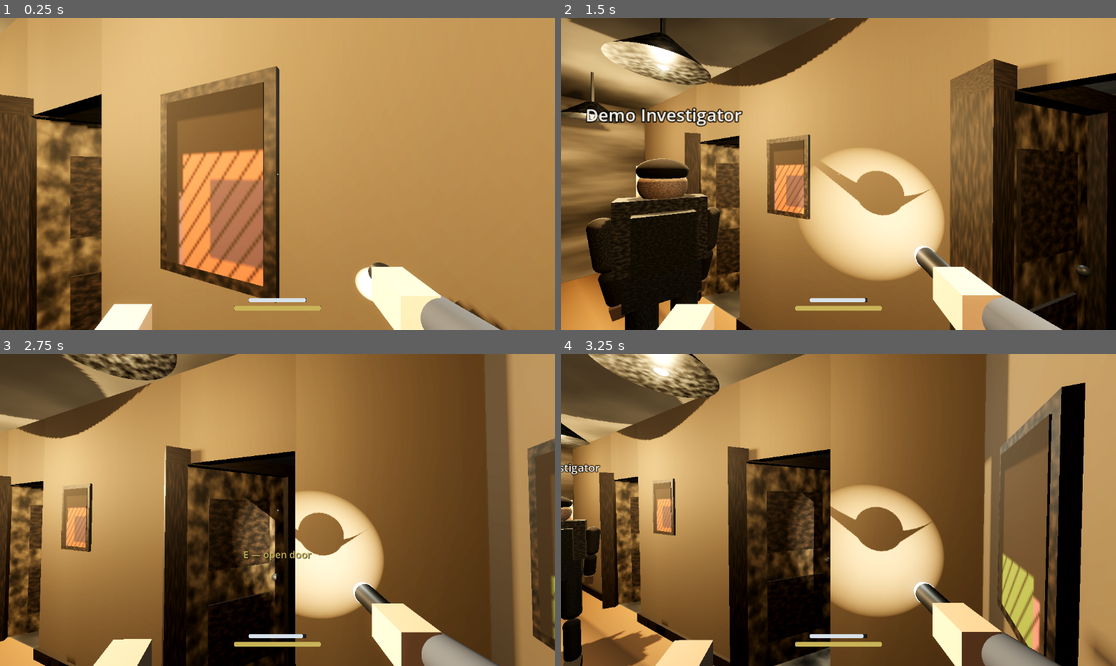
Above: before the commit, frames 1-4 (two rows, left to right).
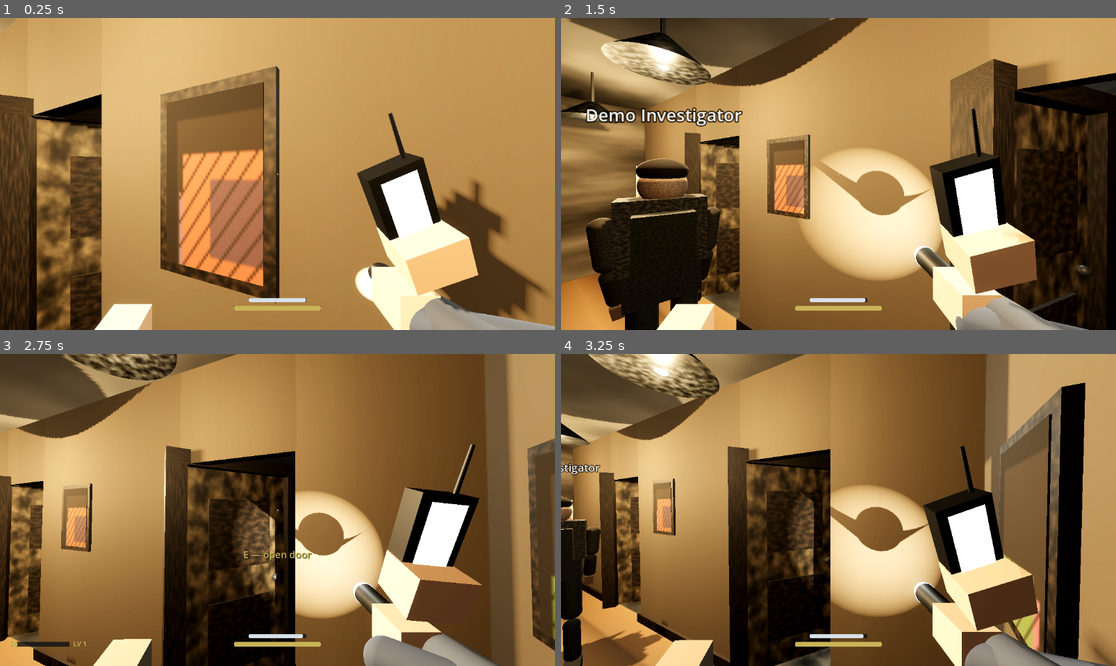
Above: after the commit, the same moments.

Repository: blastbeng/ProjectSpecterV2
Game: Godot game, scene res://scenes/match.tscn
Same seed, same stepped clock (60 frames per second), same inputs: the game is played once before the commit and once after it. This scene is started directly instead of the project's main scene.
Inputs (mouse positions are in pixels of both pictures, inside the frame that each line leads up to):
- Up to frame 1 (0.25 s): no input
- Up to frame 2 (1.5 s): tap Enter (ui_accept) at 0.5, 0.77 s; move the mouse to (866, 174) at 0.52 s; hold Up (ui_up) from 0.53 s (still down); tap J at 0.6, 1.35 s; click (866, 174) at 0.67 s; move the mouse to (810, 174) at 1.27 s
- Up to frame 3 (2.75 s): keep holding Up (ui_up); tap Enter (ui_accept) at 1.52 s; move the mouse to (288, 503) at 2.02 s; tap Q at 2.1 s; tap J at 2.3 s
- Up to frame 4 (3.25 s): keep holding Up (ui_up); move the mouse to (832, 516) at 2.77 s; tap Ctrl at 2.85 s; click (832, 516) at 2.92 s; tap Enter (ui_accept) at 3.02 s; tap J at 3.05 s

The runs differ from the first frame. In frame 1, 9.9% of the frame differs, in the area x 64-100%, y 30-100%; in frame 2, 6.3%; in frame 3, 6.0%; in frame 4, 5.9%.

Commit message:
feat: EMF reader viewmodel, seeded hotspots, HUD meter, J-toggle (7 files)

Diff:
--- a/scripts/audio/sfx_generator.gd
+++ b/scripts/audio/sfx_generator.gd
@@ -112,6 +112,24 @@
 	return _to_wav(samples)
 
 
+## EMF reader beep: two-tone "dut-doo" chirp; pitch_scale raises per level.
+static func emf_beep() -> AudioStreamWAV:
+	var n := int(0.11 * RATE)
+	var samples := PackedFloat32Array()
+	samples.resize(n)
+	var phase := 0.0
+	var phase2 := 0.0
+	for i in n:
+		var t := float(i) / RATE
+		var f := 1180.0 if t < 0.05 else 1560.0
+		phase += TAU * f / RATE
+		phase2 += TAU * (f * 2.01) / RATE
+		var env := minf(t / 0.005, 1.0) * exp(-t * 26.0)
+		var body := sin(phase) * 0.7 + sin(phase2) * 0.25
+		samples[i] = clampf(body * env * 0.4, -1.0, 1.0)
+	return _to_wav(samples)
+
+
 ## Stick-slip door creak: dragging saw partial with wobble + tremble envelope.
 static func creak(seed_value := 1) -> AudioStreamWAV:
 	var rng := RandomNumberGenerator.new()
--- a/scripts/gameplay/match.gd
+++ b/scripts/gameplay/match.gd
@@ -34,6 +34,10 @@
 	add_child(_demo_avatar)
 	_demo_avatar.position = Vector3(3.6, 0.0, 3.85)
 	_demo_avatar.rotation.y = deg_to_rad(-105.0)  # face card toward the hall camera
+	# Evidence layer (Vision 6): house hotspots feed our reader; J toggles it.
+	_player.emf.set_hotspots(house.emf_hotspots)
+	_player.emf.toggle(false)
+	_hud.set_emf(0.0, 1)
 	# Spawn avatars for peers already registered (joiner case) and future ones.
 	for id in Net.players:
 		_spawn_remote_avatar(id, Net.players[id])
@@ -46,6 +50,7 @@
 		_hud.prompt_label.text = _player.current_prompt()
 		_hud.stamina_bar.value = _player.stamina_ratio()
 		_hud.battery_bar.value = _player.flashlight.battery_ratio()
+		_hud.set_emf(_player.emf.strength, _player.emf.level)
 	# Drive remote avatars from the latest relayed motion.
 	for id in _remote_avatars:
 		if Net.remote_motion.has(id):
@@ -96,3 +101,6 @@
 	if event is InputEventKey and event.pressed and not event.echo:
 		if event.physical_keycode == KEY_E:
 			_player.try_interact()
+		elif event.physical_keycode == KEY_J:
+			_player.emf.toggle(not _player.emf.is_on())
+			_hud.show_emf(_player.emf.is_on())
--- /dev/null
+++ b/scripts/player/emf_reader.gd
@@ -0,0 +1,244 @@
+class_name EmfReader
+extends Node3D
+## EMF reader (Vision 5.8 + 6): handheld viewmodel tool held low-left by the
+## camera, a five-bar LED screen texture updated live, and a beeper that
+## pulses with reading strength. Reads strength from seeded EMF hotspots
+## (planted by HouseBuilder) - readings scale with proximity to the nearest
+## hotspot so investigators can triangulate the haunted room.
+
+signal reading_changed(level_1to5: int, strength: float)
+
+const BATTERY_MAX := 100.0
+const DRAIN_PER_SEC := 0.9
+## Level thresholds on strength [0..1] (Phasmophobia-style stepped meter).
+const LEVELS: Array[float] = [0.0, 0.15, 0.38, 0.62, 0.85]
+const READ_RATE := 3.5   # meters of falloff for a full-strength reading
+
+var strength := 0.0
+var level := 1
+var battery := BATTERY_MAX
+var enabled := true
+var hotspots: Array = []  # Array of Dictionary {pos: Vector3, kind: String, room: String}
+
+var _screen_mat: StandardMaterial3D
+var _img: Image
+var _tex: ImageTexture
+var _arm: Node3D
+var _sway := Vector2.ZERO
+var _bob_phase := 0.0
+var _last_speed := 0.0
+var _beep_player: AudioStreamPlayer
+var _beep_cooldown := 0.0
+var _on := false
+
+
+func _ready() -> void:
+	_img = Image.create(64, 128, false, Image.FORMAT_RGB8)
+	_img.fill(Color(0.03, 0.07, 0.05))
+	_tex = ImageTexture.create_from_image(_img)
+	_build_viewmodel()
+	_redraw_screen()
+	_beep_player = AudioStreamPlayer.new()
+	add_child(_beep_player)
+
+
+func toggle(on_off: bool) -> void:
+	_on = on_off
+
+
+func is_on() -> bool:
+	return _on
+
+
+func set_hotspots(hs: Array) -> void:
+	hotspots = hs
+
+
+func battery_ratio() -> float:
+	return battery / BATTERY_MAX
+
+
+## Sample the environment every physics tick from the camera position.
+func sample(camera_pos: Vector3, delta: float) -> void:
+	if not enabled:
+		return
+	if _on and battery > 0.0:
+		battery = maxf(battery - delta * DRAIN_PER_SEC, 0.0)
+	if battery <= 0.0:
+		if level != 1:
+			level = 1
+			reading_changed.emit(level, 0.0)
+			_redraw_screen()
+		return
+	# Strength = closeness to the strongest hotspot (linear falloff, squared
+	# so readings drop off sharply away from the source).
+	var best := 0.0
+	for hs in hotspots:
+		var pos: Vector3 = hs["pos"]
+		var s := 1.0 - clampf(camera_pos.distance_to(pos) / READ_RATE, 0.0, 1.0)
+		s *= s
+		best = maxf(best, s)
+	strength = best
+	var new_level := 1
+	for i in range(LEVELS.size(), 0, -1):
+		if strength >= LEVELS[i - 1] + 0.001:
+			new_level = i
+			break
+	if new_level != level:
+		level = new_level
+		reading_changed.emit(level, strength)
+		_redraw_screen()
+	_tick_beep(delta)
+
+
+func _tick_beep(delta: float) -> void:
+	# Beeper pulses faster the stronger the reading; silent at level 1 or off.
+	if not _on or level <= 1:
+		_beep_cooldown = 0.35
+		return
+	if _beep_player.playing:
+		return
+	_beep_cooldown -= delta
+	if _beep_cooldown <= 0.0:
+		_beep_cooldown = lerpf(1.1, 0.14, clampf((level - 1) / 4.0, 0.0, 1.0))
+		if _beep_player.stream == null:
+			_beep_player.stream = SfxGenerator.emf_beep()
+		_beep_player.pitch_scale = 1.0 + 0.12 * (level - 1)
+		_beep_player.play()
+
+
+## Five vertical LED bars + a blocky level digit, drawn bottom-up into the
+## 64x128 image re-uploaded to the live screen texture.
+func _redraw_screen() -> void:
+	_img.fill(Color(0.02, 0.05, 0.04))
+	var lit := level - 1  # 0..4 bars glowing
+	for b in range(5):
+		var x0 := 4 + b * 12
+		var fill_height := int(96.0 * float(b + 1) / 5.0)
+		var y0 := 118 - fill_height
+		var c := Color(0.06, 0.14, 0.10)
+		if b < lit:
+			c = Color(0.25, 0.9, 0.35)
+			if b >= 2:
+				c = Color(0.95, 0.85, 0.25)
+			if b == 4:
+				c = Color(0.95, 0.3, 0.2)
+		for y in range(y0, 119):
+			for x in range(x0, x0 + 9):
+				_img.set_pixel(x, y, c)
+	_digit(48, 104, level)
+	# Scanline shading for a cheap CRT feel.
+	for y in range(0, 128, 3):
+		for x in range(64):
+			_img.set_pixel(x, y, _img.get_pixel(x, y).darkened(0.35))
+	_tex.update(_img)
+
+
+func _digit(ox: int, oy: int, digit: int) -> void:
+	# 3x5 blocky glyphs for 1..5 (3 px cell, 2 px row pitch).
+	var glyphs := {
+		1: [[0, 1], [1, 1], [2, 1], [1, 0], [1, 2], [1, 3], [0, 4], [1, 4], [2, 4]],
+		2: [[0, 0], [1, 0], [2, 0], [2, 1], [0, 2], [1, 2], [2, 2], [0, 3], [0, 4], [1, 4], [2, 4]],
+		3: [[0, 0], [1, 0], [2, 0], [2, 1], [0, 2], [1, 2], [2, 2], [2, 3], [0, 4], [1, 4], [2, 4]],
+		4: [[0, 0], [0, 1], [1, 1], [2, 1], [0, 2], [1, 2], [2, 2], [2, 3], [2, 4]],
+		5: [[0, 0], [1, 0], [2, 0], [0, 1], [0, 2], [1, 2], [2, 2], [2, 3], [0, 4], [1, 4], [2, 4]],
+	}
+	var g: Array = glyphs.get(maxi(1, mini(5, digit)), [])
+	var c := Color(0.9, 0.95, 0.8) if level > 1 else Color(0.08, 0.2, 0.14)
+	for cell in g:
+		for dy in range(2):
+			for dx in range(3):
+				_img.set_pixel(ox + cell[0] * 3 + dx, oy + cell[1] * 2 + dy, c)
+
+
+func update_viewmodel(look_delta: Vector2, speed: float, delta: float) -> void:
+	if _arm == null:
+		return
+	_last_speed = speed
+	_sway = _sway.lerp(-look_delta * 0.0006, clampf(10.0 * delta, 0.0, 1.0))
+	if _sway.length() > 0.03:
+		_sway = _sway.normalized() * 0.03
+	_bob_phase += delta * (6.0 + speed * 1.2)
+	var move01 := clampf(speed / 4.0, 0.0, 1.0)
+	_arm.position.x = 0.24 + _sway.x
+	_arm.position.y = -0.13 + _sway.y * 0.6 + sin(_bob_phase) * 0.008 * move01
+	_arm.position.z = -0.32 + sin(_bob_phase + 0.7) * 0.006 * move01
+	# Held upright while powered; rolled 30 deg down when stowed.
+	_arm.rotation.z = lerpf(_arm.rotation.z, -0.12 if _on else 0.5, clampf(8.0 * delta, 0.0, 1.0))
+
+
+## Left-hand rig: forearm rising from bottom-left, hand gripping the reader
+## box, live screen quad facing the camera (Vision 5.8 tool pattern).
+func _build_viewmodel() -> void:
+	_arm = Node3D.new()
+	_arm.position = Vector3(0.24, -0.13, -0.32)
+	add_child(_arm)
+
+	var arm_mat := StandardMaterial3D.new()
+	arm_mat.albedo_color = Color("39445c")
+	arm_mat.roughness = 0.85
+	var forearm := MeshInstance3D.new()
+	var fm := CapsuleMesh.new()
+	fm.radius = 0.036
+	fm.height = 0.34
+	forearm.mesh = fm
+	forearm.material_override = arm_mat
+	forearm.rotation_degrees = Vector3(64, 6, -30)
+	forearm.position = Vector3(0.04, -0.09, 0.10)
+	_arm.add_child(forearm)
+
+	var skin_mat := StandardMaterial3D.new()
+	skin_mat.albedo_color = Color("c8a284")
+	skin_mat.roughness = 0.7
+	var hand := MeshInstance3D.new()
+	var hm := BoxMesh.new()
+	hm.size = Vector3(0.09, 0.07, 0.09)
+	hand.mesh = hm
+	hand.material_override = skin_mat
+	hand.position = Vector3(0.0, 0.0, -0.02)
+	_arm.add_child(hand)
+
+	# Reader body: dark case + antenna.
+	var case_mat := StandardMaterial3D.new()
+	case_mat.albedo_color = Color("23262c")
+	case_mat.metallic = 0.3
+	case_mat.roughness = 0.5
+	var case_mi := MeshInstance3D.new()
+	var cm := BoxMesh.new()
+	cm.size = Vector3(0.085, 0.15, 0.045)
+	case_mi.mesh = cm
+	case_mi.material_override = case_mat
+	case_mi.position = Vector3(0.0, 0.075, -0.045)
+	_arm.add_child(case_mi)
+
+	var ant := MeshInstance3D.new()
+	var am := CylinderMesh.new()
+	am.top_radius = 0.003
+	am.bottom_radius = 0.004
+	am.height = 0.09
+	ant.mesh = am
+	ant.material_override = case_mat
+	ant.position = Vector3(0.03, 0.18, -0.05)
+	_arm.add_child(ant)
+
+	# Live screen (emissive so it reads in the dark).
+	_screen_mat = StandardMaterial3D.new()
+	_screen_mat.albedo_texture = _tex
+	_screen_mat.roughness = 0.35
+	_screen_mat.emission_enabled = true
+	_screen_mat.emission = Color(0.9, 1.0, 0.92)
+	_screen_mat.emission_energy_multiplier = 1.5
+	var screen := MeshInstance3D.new()
+	var sq := QuadMesh.new()
+	sq.size = Vector2(0.056, 0.112)
+	screen.mesh = sq
+	screen.material_override = _screen_mat
+	screen.position = Vector3(0.0, 0.082, -0.019)
+	_arm.add_child(screen)
+	_arm.rotation.x = 0.28  # tilt toward the eye axis for legibility
+
+
+func _process(_delta: float) -> void:
+	# Screen flicker breathes with reading strength so the tool feels alive.
+	if _screen_mat != null:
+		_screen_mat.emission_energy_multiplier = 1.2 + 0.6 * strength + 0.1 * sin(Time.get_ticks_msec() / 60.0)
--- a/scripts/player/player_controller.gd
+++ b/scripts/player/player_controller.gd
@@ -32,6 +32,7 @@
 var camera: Camera3D
 var interact_ray: InteractionRay
 var flashlight: Flashlight
+var emf: EmfReader
 var stamina := STAMINA_MAX
 
 
@@ -57,6 +58,10 @@
 
 	flashlight = Flashlight.new()
 	camera.add_child(flashlight)
+
+	# EMF reader rides the camera's left side; hotspots arrive from Match.
+	emf = EmfReader.new()
+	camera.add_child(emf)
 
 	for v in range(4):
 		_footsteps.append(SfxGenerator.footstep(v))
@@ -166,6 +171,8 @@
 
 	# Viewmodel sway + light battery tick.
 	flashlight.update_viewmodel(_last_look_delta, speed2, delta)
+	emf.update_viewmodel(_last_look_delta, speed2, delta)
+	emf.sample(global_position + Vector3(0, EYE_HEIGHT, 0), delta)
 	_last_look_delta = Vector2.ZERO
 
 
--- a/scripts/procedural/house_builder.gd
+++ b/scripts/procedural/house_builder.gd
@@ -97,6 +97,9 @@
 
 var _doors_by_room := {}
 var _seeded_lock_room := ""
+## EMF evidence hotspots (Vision 6): seeded points the EMF reader reacts to;
+## each carries {pos, kind, room} for journal identification later.
+var emf_hotspots: Array = []
 
 ## Door assembly in an X-run doorway. face 0: hinge at west jamb, swings -z.
 ## door_center_x is converted to the opening center (hinge edge + DOOR_W/2).
@@ -586,3 +589,45 @@
 	_build_storage()
 	_build_hall()
 	_seed_locks()
+	_seed_emf()
+
+
+## Seed-driven EMF hotspots (Vision 6 evidence layer): 2 points in the
+## padlocked objective room, 1 elsewhere. Positions are jittered inside room
+## bounds and kept away from doorways so readings pin to a location, never a
+## corridor. Kind tags hint the journal identification.
+func _seed_emf() -> void:
+	emf_hotspots.clear()
+	for room in ROOMS:
+		var count := 2 if room == _seeded_lock_room else 1
+		var bounds := _room_bounds(room)
+		var tries := 0
+		while tries < 40 and count > 0:
+			tries += 1
+			var p := Vector3(
+				_rng.randf_range(bounds.position.x + 0.45, bounds.end.x - 0.45),
+				1.0 + _rng.randf_range(-0.3, 0.6),
+				_rng.randf_range(bounds.position.y + 0.45, bounds.end.y - 0.45))
+			var door := door_to(room)
+			if door != null and Vector2(p.x, p.z).distance_to(Vector2(door.position.x, door.position.z)) < 1.3:
+				continue  # too close to the doorway: retry
+			var kinds := ["cold spot", "electrical hum", "object poltergeist", "door rattle", "static breath"]
+			emf_hotspots.append({
+				"pos": p, "kind": kinds[_rng.randi() % kinds.size()], "room": room,
+			})
+			count -= 1
+
+
+## Interior bounds of the named room (layout-constant based; caller jitters).
+func _room_bounds(room: String) -> Rect2:
+	match room:
+		"Kitchen":
+			return Rect2(0.0, 0.0, 3.6, 3.0)
+		"Bedroom":
+			return Rect2(3.6, 0.0, 3.6, 3.0)
+		"Bathroom":
+			return Rect2(0.0, HALL_S, 3.0, B_D - HALL_S)
+		"Storage":
+			return Rect2(3.0, HALL_S, B_W - 3.0, B_D - HALL_S)
+		_:
+			return Rect2(0, 0, 1, 1)
--- a/scripts/ui/match_hud.gd
+++ b/scripts/ui/match_hud.gd
@@ -6,6 +6,8 @@
 var prompt_label: Label
 var stamina_bar: ProgressBar
 var battery_bar: ProgressBar
+var emf_bar: ProgressBar
+var emf_label: Label
 
 func _ready() -> void:
 	prompt_label = Label.new()
@@ -79,3 +81,50 @@
 	battery_bar.add_theme_stylebox_override("fill", bb)
 	battery_bar.add_theme_stylebox_override("background", sb_bg)
 	add_child(battery_bar)
+
+	# EMF meter bottom-left (Vision 5.9 HUD): warm accent fill + level tag.
+	# Hidden until the reader is switched on with J.
+	var emf_fill := StyleBoxFlat.new()
+	emf_fill.bg_color = Color("c9b458")
+	emf_fill.set_corner_radius_all(3)
+	emf_bar = ProgressBar.new()
+	emf_bar.min_value = 0.0
+	emf_bar.max_value = 1.0
+	emf_bar.value = 0.0
+	emf_bar.show_percentage = false
+	emf_bar.anchor_left = 0.0
+	emf_bar.anchor_right = 0.0
+	emf_bar.anchor_top = 0.93
+	emf_bar.anchor_bottom = 0.93
+	emf_bar.offset_left = 24.0
+	emf_bar.offset_right = 144.0
+	emf_bar.offset_top = -5.0
+	emf_bar.offset_bottom = 5.0
+	emf_bar.add_theme_stylebox_override("fill", emf_fill)
+	emf_bar.add_theme_stylebox_override("background", sb_bg)
+	emf_bar.visible = false
+	add_child(emf_bar)
+	emf_label = Label.new()
+	emf_label.text = ""
+	emf_label.anchor_left = 0.0
+	emf_label.anchor_right = 0.0
+	emf_label.anchor_top = 0.93
+	emf_label.anchor_bottom = 0.93
+	emf_label.offset_left = 152.0
+	emf_label.offset_right = 240.0
+	emf_label.offset_top = -11.0
+	emf_label.offset_bottom = 11.0
+	emf_label.add_theme_font_size_override("font_size", 14)
+	emf_label.add_theme_color_override("font_color", Color("c9b458"))
+	emf_label.visible = false
+	add_child(emf_label)
+
+
+func show_emf(on: bool) -> void:
+	emf_bar.visible = on
+	emf_label.visible = on
+
+
+func set_emf(strength01: float, level5: int) -> void:
+	emf_bar.value = clampf(strength01, 0.0, 1.0)
+	emf_label.text = "LV %d" % level5 if strength01 > 0.02 else ""
--- /dev/null
+++ b/tests/test_emf.gd
@@ -0,0 +1,93 @@
+extends SceneTree
+## test_emf.gd — EMF evidence layer test (Vision 6).
+## Checks: hotspot strength falloff + level bands, battery drain, HUD meter
+## wiring, screen texture updates, seeded deterministic placement in bounds.
+
+func _ready() -> void:
+	var failures := 0
+
+	# --- hotspot math: strong near, weak far; level clamps to 1..5
+	var emf := EmfReader.new()
+	root.add_child(emf)
+	emf.set_hotspots([{"pos": Vector3(5, 1, 5), "kind": "cold spot", "room": "Kitchen"}])
+	emf.sample(Vector3(5.1, 1, 5.1), 0.016)
+	var near := emf.strength
+	emf.sample(Vector3(5.1, 1, 4.1), 0.016)
+	var near2 := emf.strength
+	emf.sample(Vector3(2.0, 1, 2.0), 0.016)
+	var far := emf.strength
+	if not (near > 0.8 and near2 > 0.5 and far < 0.05):
+		print("EMF_TEST_FAIL strength near=%.2f near2=%.2f far=%.2f" % [near, near2, far])
+		failures += 1
+	for d in [0.5, 1.0, 1.5, 2.0, 2.5, 3.0]:
+		emf.sample(Vector3(5.0 + d, 1, 5.0), 0.016)
+		if emf.level < 1 or emf.level > 5:
+			print("EMF_TEST_FAIL level %d out of range at %.1f m" % [emf.level, d])
+			failures += 1
+
+	# --- battery drains while on (large fixed dt, far from hotspots)
+	var emf2 := EmfReader.new()
+	root.add_child(emf2)
+	emf2.toggle(true)
+	emf2.set_hotspots([])
+	var b0 := emf2.battery
+	for i in range(30):
+		emf2.sample(Vector3(50, 1, 50), 2.0)
+	if emf2.battery >= b0:
+		print("EMF_TEST_FAIL battery did not drain while on")
+		failures += 1
+
+	# --- HUD wiring
+	var hud := MatchHUD.new()
+	root.add_child(hud)
+	await process_frame
+	hud.show_emf(true)
+	hud.set_emf(0.7, 3)
+	if hud.emf_bar.value < 0.69 or hud.emf_bar.value > 0.71:
+		print("EMF_TEST_FAIL hud bar value %s" % hud.emf_bar.value)
+		failures += 1
+	if hud.emf_label.text != "LV 3":
+		print("EMF_TEST_FAIL hud label '%s'" % hud.emf_label.text)
+		failures += 1
+
+	# --- seeded placement: deterministic, in bounds, away from doorways
+	var h1 := HouseBuilder.new()
+	h1.seed_value = HOUSE_TEST_SEED
+	root.add_child(h1)
+	await process_frame
+	var h2 := HouseBuilder.new()
+	h2.seed_value = HOUSE_TEST_SEED
+	root.add_child(h2)
+	await process_frame
+	var spot1: Array = h1.emf_hotspots
+	var spot2: Array = h2.emf_hotspots
+	if spot1 != spot2:
+		print("EMF_TEST_FAIL hotspot layout not deterministic across builds")
+		failures += 1
+	if spot1.size() != 5:
+		print("EMF_TEST_FAIL expected 5 hotspots (2 locked + 1 rest), got %d" % spot1.size())
+		failures += 1
+	var bounds_map := {
+		"Kitchen": Rect2(0, 0, 3.6, 3.0), "Bedroom": Rect2(3.6, 0, 3.6, 3.0),
+		"Bathroom": Rect2(0, 4.7, 3.0, 3.3), "Storage": Rect2(3.0, 4.7, 4.2, 3.3),
+	}
+	for hs in spot1:
+		var b: Rect2 = bounds_map[hs["room"]]
+		var p: Vector3 = hs["pos"]
+		if not b.has_point(Vector2(p.x, p.z)):
+			print("EMF_TEST_FAIL hotspot %s outside %s" % [p, hs["room"]])
+			failures += 1
+		if hs["room"] == h1.locked_room():
+			var door: Node3D = h1.door_to(hs["room"])
+			if door != null and Vector2(p.x, p.z).distance_to(Vector2(door.position.x, door.position.z)) < 1.3:
+				print("EMF_TEST_FAIL hotspot too close to door in %s" % hs["room"])
+				failures += 1
+
+	if failures == 0:
+		print("TEST_EMF_RESULT=PASS")
+	else:
+		print("TEST_EMF_RESULT=FAIL")
+	quit(1 if failures > 0 else 0)
+
+
+const HOUSE_TEST_SEED := 20260831
